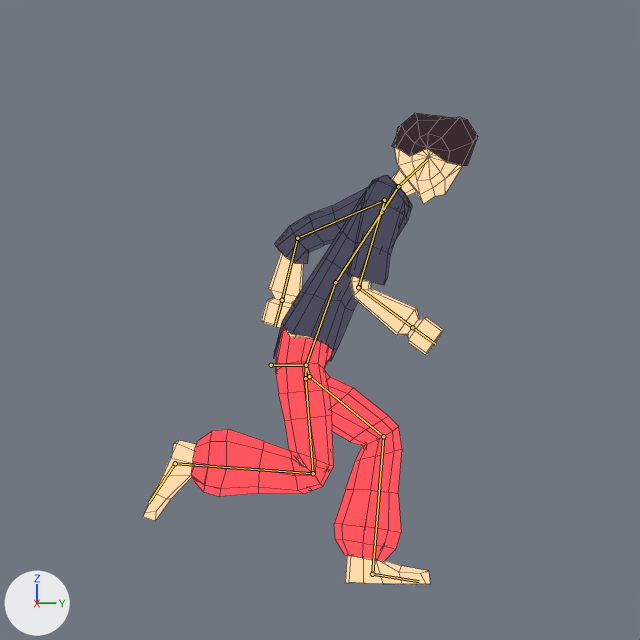
Renders of the Blender file res/models/character.blend from each side of a commit.
Rendered twice from the file's camera 'Camera'. Arrows for +X, +Y and +Z are at lower left; the lights stay in place. Both versions are drawn at frame 13 of the action 'run'; the numbers are the values there. The bones that bend it are drawn over the model as lines. Mesh edges are drawn as thin lines.

In view in the first picture: 'body', 'hair', 'pantz', 'shirt'.
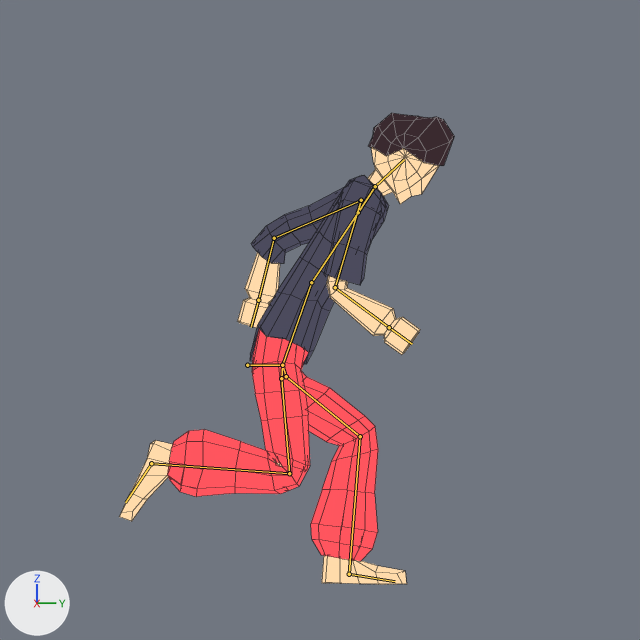
What differs and where, as boxes [x1, y1, x2, y2] in the pictures (640 x 640 px):
'pantz', posed: before [191, 326, 402, 561]; after [167, 329, 378, 561]
'body', posed: before [143, 147, 462, 584]; after [119, 147, 439, 584]
'shirt', posed: before [273, 175, 412, 361]; after [250, 175, 388, 365]
'hair', posed: before [392, 113, 478, 166]; after [369, 113, 454, 166]
bone 'Bone.003', root to tip: before (271, 365) to (306, 365); after (247, 365) to (282, 365)

The change in detail:
Bone 'Bone.003' (bone_bone_003) moves from (0.0, -0.03, -0.48) to (0.0, -0.3, -0.48).
